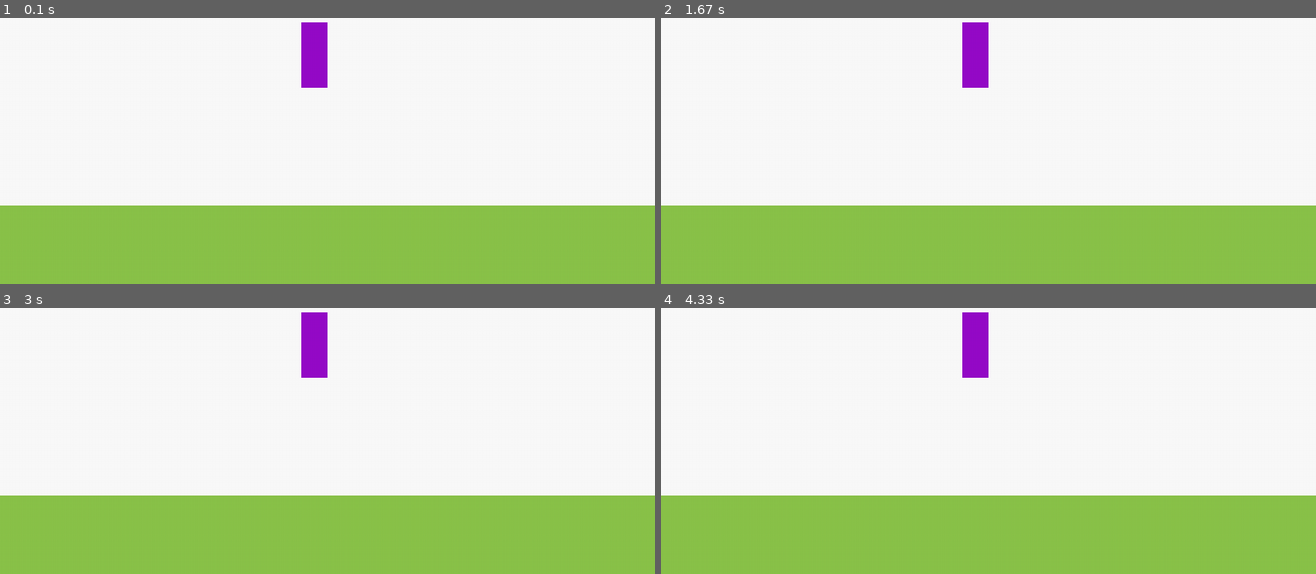
Above: before the commit, frames 1-4 (two rows, left to right).
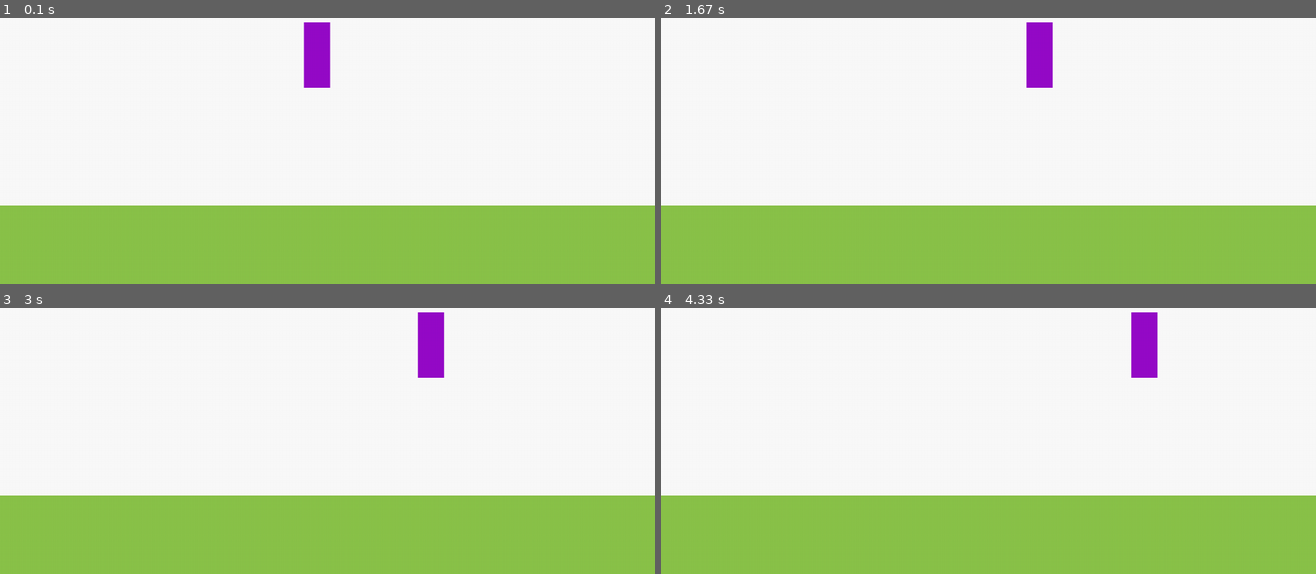
Above: after the commit, the same moments.

Repository: grigoriy835/sandbox
Game: pygame game, started from maverik_game/run.py
Same seed, same stepped clock (60 frames per second), same inputs: the game is played once before the commit and once after it.
Inputs:
- Up to frame 1 (0.1 s): no input
- Up to frame 2 (1.67 s): no input
- Up to frame 3 (3 s): no input
- Up to frame 4 (4.33 s): no input

The runs differ from the first frame. In frame 1, 0.2% of the frame differs, in the area x 46-51%, y 1-27%; in frame 2, 2.0%, in the area x 46-60%, y 1-27%; in frame 3, 2.0%; in frame 4, 2.0%.

Commit message:
fixed player movement

Diff:
--- a/maverik_game/game_objects/Player.py
+++ b/maverik_game/game_objects/Player.py
@@ -33,23 +33,23 @@
         self.speed[1] = dir
 
     def move_stop(self):
+        self.speed[0] = 0
         self.speed[1] = 0
 
     def update(self, *args):
         newpos = self.rect.move(self.speed)
-        if not self.area.contains(newpos):
-            if self.rect.left < self.area.left:
-                self.rect.left = self.area.left
-                self.move_stop()
-            if self.rect.right < self.area.right:
-                self.rect.right = self.area.right
-                self.move_stop()
-            if self.rect.top < self.area.top:
-                self.rect.top = self.area.top
-                self.move_stop()
-            if self.rect.bottom < self.area.bottom:
-                self.rect.bottom = self.area.bottom
-                self.move_stop()
-            self.rect = newpos
-        self.speed[0] += self.acc[0]
-        self.speed[1] += self.acc[1]
+        new_speed = self.get_speed()
+        self.speed[0] = new_speed[0]
+        self.speed[1] = new_speed[1]
+        self.rect = newpos
+
+    def get_speed(self):
+        speed = [0, 0]
+        if self.rect.right < self.area.right:
+            speed[0] += self.acc[0]
+            speed[1] += self.acc[1]
+            return speed
+        elif self.rect.left > self.area.left:
+            speed[0] += self.acc[0]
+            speed[1] += self.acc[-1]
+            return speed
--- a/maverik_game/run.py
+++ b/maverik_game/run.py
@@ -50,7 +50,7 @@
 
         # Draw Everything
         screen.blit(background, (0, 0))
-        allsprites.draw(background)
+        allsprites.draw(screen)
         pygame.display.flip()
 
     pygame.quit()
